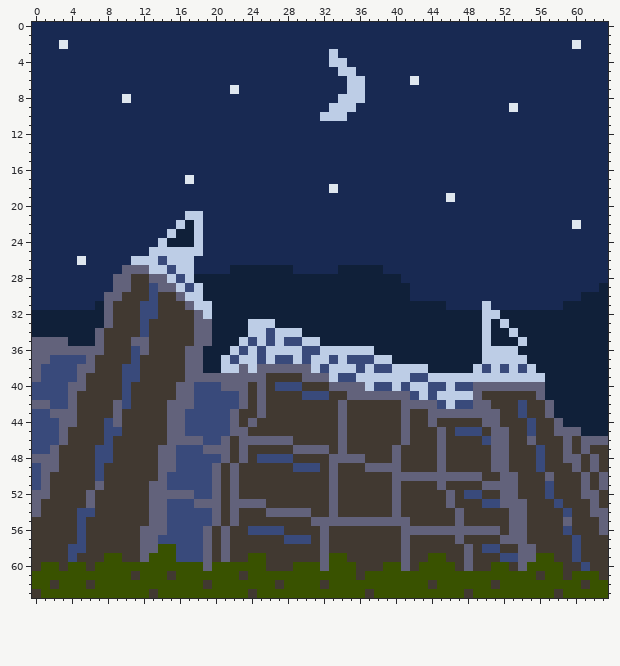
Pixel-art file, stored at Assets/Cover Art/cover_art.aseprite. That is the earlier state.
64x64 pixels, 1 frame.
Once edited:
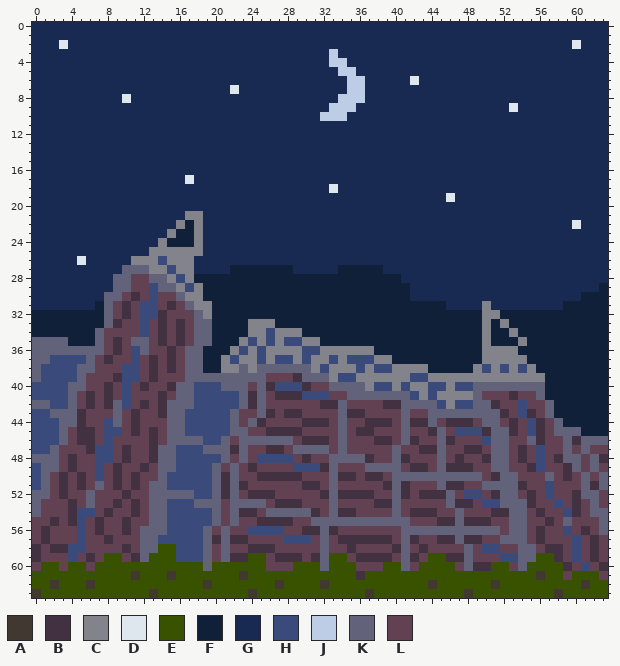
Palette (. is transparent): A #413931  B #413141  C #83838b  D #dee6ee  E #395200  F #102039  G #182952  H #394a7b  J #bdcde6  K #62627b  L #624152
What changed:
Layer "Layer 5":
y 21: x 17..18 JJ -> CC
y 22: x 16 J -> C; x 18 J -> C
y 23: x 15 J -> C; x 18 J -> C
y 24: x 14 J -> C; x 18 J -> C
y 25: x 13..18 JJJJJJ -> CCCCCC
y 26: x 11..13 JJJ -> CCC; x 15..17 JJJ -> CCC
y 27: x 13..14 JJ -> CC; x 16..17 JJ -> CC
y 28: x 11..12 AA -> LL; x 15 J -> C; x 17 J -> C
y 29: x 11..12 AA -> LL; x 16 J -> C; x 18 J -> C
y 30: x 10..12 AAA -> LBL; x 14..15 AA -> LL; x 17..18 JJ -> CC
y 31: x 9..11 AAA -> LBL; x 14..16 AAA -> LBL; x 18..19 JJ -> CC; x 50 J -> C
y 32: x 9..11 AAA -> LBL; x 14..17 AAAA -> BLLL; x 19 J -> C; x 50..51 JJ -> CC
y 33: x 9..11 AAA -> BLL; x 13..17 AAAAA -> LBLBL; x 24..26 JJJ -> CCC; x 50 J -> C; x 52 J -> C
y 34: x 8..11 AAAA -> LLLL; x 13..17 AAAAA -> LBLBL; x 24..25 JJ -> CC; x 27..29 JJJ -> CCC; x 50 J -> C; x 53 J -> C
y 35: x 8..10 AAA -> LBL; x 13..17 AAAAA -> LBLBL; x 23 J -> C; x 25 J -> C; x 27 J -> C; x 30..31 JJ -> CC; x 50 J -> C; x 54 J -> C
y 36: x 8..10 AAA -> LBL; x 13..16 AAAA -> LLBL; x 22 J -> C; x 24 J -> C; x 26..29 JJJJ -> CCCC; x 32..37 JJJJJJ -> CCCCCC; x 50..53 JJJJ -> CCCC
y 37: x 7..10 AAAA -> LBLL; x 12..16 AAAAA -> LBLBL; x 21 J -> C; x 23..24 JJ -> CC; x 26 J -> C; x 29 J -> C; x 31..32 JJ -> CC; x 34 J -> C; x 38..39 JJ -> CC; x 50..54 JJJJJ -> CCCCC
y 38: x 7..9 AAA -> LLL; x 12..16 AAAAA -> LBLBL; x 21..22 JJ -> CC; x 24 J -> C; x 31 J -> C; x 33..35 JJJ -> CCC; x 37 J -> C; x 40..43 JJJJ -> CCCC; x 49 J -> C; x 51 J -> C; x 53 J -> C; x 55 J -> C
y 39: x 6..9 AAAA -> LLLB; x 12..16 AAAAA -> LBLLL; x 26..29 AAAA -> LLLB; x 33 J -> C; x 36..41 JJJJJJ -> CCCCCC; x 44..56 JJJJJJJJJJJJJ -> CCCCCCCCCCCCC
y 40: x 6..9 AAAA -> LLBL; x 11..15 AAAAA -> LBLLB; x 24 A -> L; x 26 A -> B; x 30..32 AAA -> BLL; x 37 J -> C; x 40 J -> C; x 42..43 JJ -> CC; x 46 J -> C
y 41: x 5..9 AAAAA -> LBLBL; x 11..15 AAAAA -> LLLBL; x 24 A -> B; x 26..29 AAAA -> LBBB; x 33..34 AA -> LL; x 43 J -> C; x 45..48 JJJJ -> CCCC; x 50..55 AAAAAA -> LLLBLL
y 42: x 5..8 AAAA -> LBLB; x 11..14 AAAA -> LBLB; x 24 A -> B; x 26..33 AAAAAAAA -> LLLLLLBB; x 35..40 AAAAAA -> LLLLBB; x 46 J -> C; x 51..53 AAA -> BLL; x 55..56 AA -> LL
y 43: x 5..8 AAAA -> BLLL; x 10..14 AAAAA -> LBLLB; x 23..24 AA -> LL; x 26..33 AAAAAAAA -> BLBBLLLL; x 35..40 AAAAAA -> BBLLLL; x 42..43 AA -> LL; x 52..53 AA -> BL; x 55..56 AA -> BL
y 44: x 5..7 AAA -> BLL; x 10..14 AAAAA -> LBLLL; x 23 A -> L; x 25..33 AAAAAAAAA -> BLLLLBBBL; x 35..40 AAAAAA -> LLBBBL; x 42..43 AA -> BB; x 45..49 AAAAA -> LBBBL; x 52..54 AAA -> LBL; x 56..57 AA -> BL
y 45: x 4..7 AAAA -> LBBL; x 10..14 AAAAA -> LBLBL; x 24..33 AAAAAAAAAA -> LLBBBBLLLL; x 35..40 AAAAAA -> LBBLLL; x 42..44 AAA -> LLB; x 46 A -> L; x 50 A -> B; x 53..54 AA -> BL; x 56..57 AA -> BL
y 46: x 4..7 AAAA -> LBBL; x 9..14 AAAAAA -> LLLLBL; x 22 A -> L; x 29..33 AAAAA -> LBBBL; x 35..40 AAAAAA -> LLLBBL; x 42..44 AAA -> BLL; x 46..49 AAAA -> BLLL; x 53..54 AA -> LL; x 56..58 AAA -> BLL; x 60 A -> B
y 47: x 3..6 AAAA -> LLLB; x 9..13 AAAAA -> LBLLB; x 22 A -> B; x 24..28 AAAAA -> LLBBL; x 33 A -> L; x 35..39 AAAAA -> LLLLL; x 41..44 AAAA -> LLBB; x 46..50 AAAAA -> LLBBL; x 53..55 AAA -> LBL; x 57..58 AA -> LL; x 60 A -> L; x 62..63 AA -> LL
y 48: x 3..6 AAAA -> LBLL; x 9..13 AAAAA -> LBLLB; x 22 A -> L; x 24 A -> L; x 29..32 AAAA -> LBLL; x 37..39 AAA -> BLL; x 41..44 AAAA -> BLLL; x 46..50 AAAAA -> LBLLB; x 53..55 AAA -> LBL; x 57..58 AA -> LB; x 61 A -> L; x 63 A -> B
y 49: x 3..6 AAAA -> LBLL; x 8..13 AAAAAA -> LBLLBL; x 21 A -> L; x 23..28 AAAAAA -> LBLLLL; x 32 A -> B; x 34..36 AAA -> LLL; x 41..44 AAAA -> LBBL; x 46..50 AAAAA -> BBBLL; x 53..55 AAA -> LLB; x 57..59 AAA -> LLB; x 61 A -> L; x 63 A -> L
y 50: x 2..6 AAAAA -> LBLBL; x 8..13 AAAAAA -> LBLBLL; x 21 A -> B; x 23..32 AAAAAAAAAA -> LLBBBBBLLL; x 34..39 AAAAAA -> BBLBBL; x 50..51 AA -> LB; x 54..56 AAA -> LLL; x 58..60 AAA -> LBL; x 62 A -> L
y 51: x 2..6 AAAAA -> LBLBL; x 8..12 AAAAA -> LBLBL; x 21 A -> B; x 23..32 AAAAAAAAAA -> BLLLLLLBBL; x 34..39 AAAAAA -> LLLLLB; x 41..44 AAAA -> BLLL; x 46..49 AAAA -> BBLL; x 54..56 AAA -> BLL; x 58..60 AAA -> LLL; x 62 A -> B
y 52: x 2..5 AAAA -> LBLL; x 7..12 AAAAAA -> LLLBLL; x 21 A -> B; x 23..32 AAAAAAAAAA -> LBBBLLLLLB; x 34..39 AAAAAA -> BBBBLL; x 41..45 AAAAA -> BLBBB; x 47 A -> L; x 50..51 AA -> LB; x 54..56 AAA -> LBL; x 58..60 AAA -> LLB; x 63 A -> L
y 53: x 1..5 AAAAA -> LLLBL; x 7..12 AAAAAA -> LLBLBL; x 21 A -> L; x 26..32 AAAAAAA -> LBBBLLL; x 34..39 AAAAAA -> LLLLBB; x 41..45 AAAAA -> LLLLL; x 47..49 AAA -> BBL; x 55..57 AAA -> BLL; x 59..61 AAA -> LBL; x 63 A -> L
y 54: x 1..4 AAAA -> LLLB; x 7..12 AAAAAA -> LBLLBL; x 21 A -> L; x 23..25 AAA -> BBL; x 31..32 AA -> BL; x 34..39 AAAAAA -> BBLLLL; x 41..46 AAAAAA -> LBBBLL; x 48..52 AAAAA -> LLLBB; x 55..58 AAAA -> LBLL; x 60..61 AA -> BL
y 55: x 0..4 AAAAA -> LLBLB; x 6..12 AAAAAAA -> LBLLBLL; x 21 A -> L; x 23..30 AAAAAAAA -> LLBBBBLL; x 42..46 AAAAA -> LLLBB; x 48..52 AAAAA -> BBBLL; x 55..58 AAAA -> LLBL; x 60..62 AAA -> LLL
y 56: x 0..4 AAAAA -> LBLLL; x 6..11 AAAAAA -> LBLLBL; x 20 A -> L; x 22..23 AA -> LL; x 28..31 AAAA -> LLBB; x 33..40 AAAAAAAA -> BLLLLLLL; x 52 A -> L; x 55..58 AAAA -> LBLL; x 60..62 AAA -> LBL
y 57: x 0..4 AAAAA -> LBLLL; x 6..11 AAAAAA -> LLBLLL; x 20 A -> B; x 22..27 AAAAAA -> BBLLLL; x 31 A -> L; x 33..40 AAAAAAAA -> LBBBBBBL; x 42..46 AAAAA -> BLLBB; x 48..51 AAAA -> BBLL; x 55..59 AAAAA -> LBLLL; x 61..63 AAA -> LBL
y 58: x 0..3 AAAA -> BLBB; x 6..11 AAAAAA -> LLLLBL; x 20 A -> L; x 22..31 AAAAAAAAAA -> LLBBBLLLLL; x 33..40 AAAAAAAA -> LLBLLLLB; x 42..47 AAAAAA -> LBLLLL; x 49 A -> L; x 52..53 AA -> LL; x 56..59 AAAA -> LBBL; x 61..63 AAA -> LBL
y 59: x 0..3 AAAA -> BLLL; x 5..7 AAA -> LBL; x 10..11 AA -> LB; x 20 A -> L; x 22..23 AA -> BB; x 26..31 AAAAAA -> LBBBLB; x 35..40 AAAAAA -> LBBBBL; x 42..43 AA -> BL; x 46..47 AA -> BB; x 49..51 AAA -> LLL; x 58..59 AA -> BL; x 61..63 AAA -> LBL
y 60: x 0 A -> L; x 3 A -> L; x 6 A -> L; x 26..28 AAA -> LLL; x 36..38 AAA -> LLL; x 42 A -> L; x 47 A -> L; x 49..50 AA -> BB; x 53 A -> L; x 59..60 AA -> BL; x 62..63 AA -> LB
y 61: x 36 A -> B; x 59 A -> L; x 63 A -> L
Changed places in both pictures, as pixel boxes (x1, y1, x2, y2):
changed: (32, 211, 608, 580)
